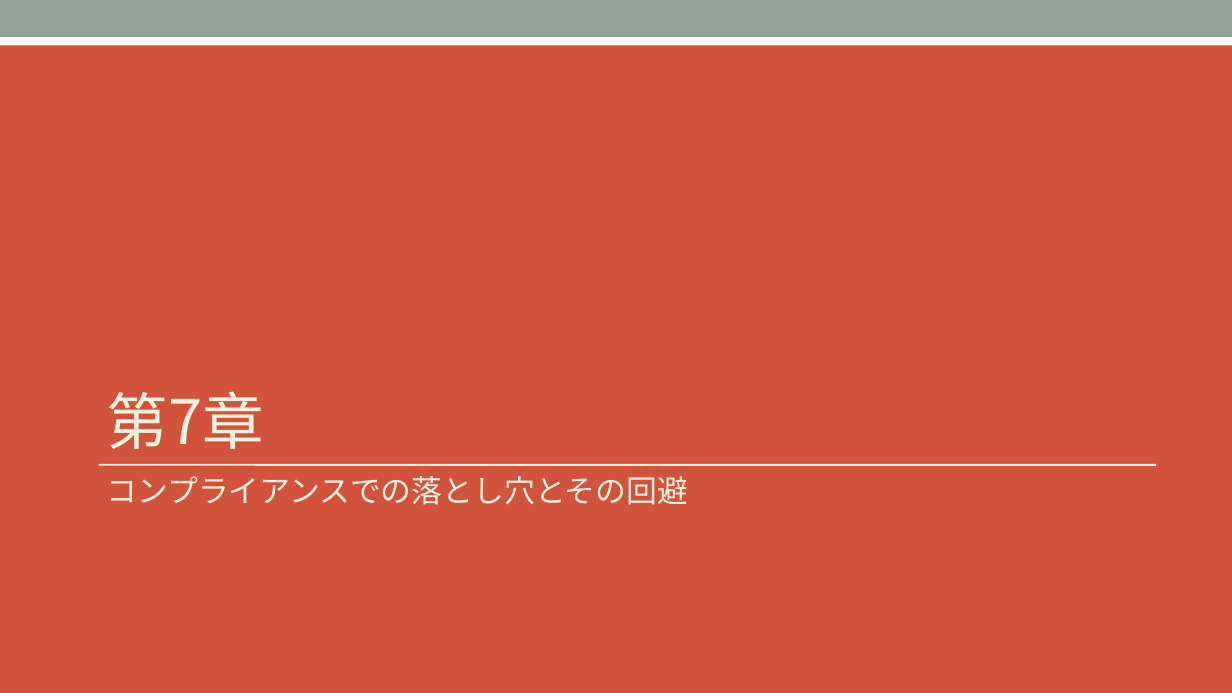
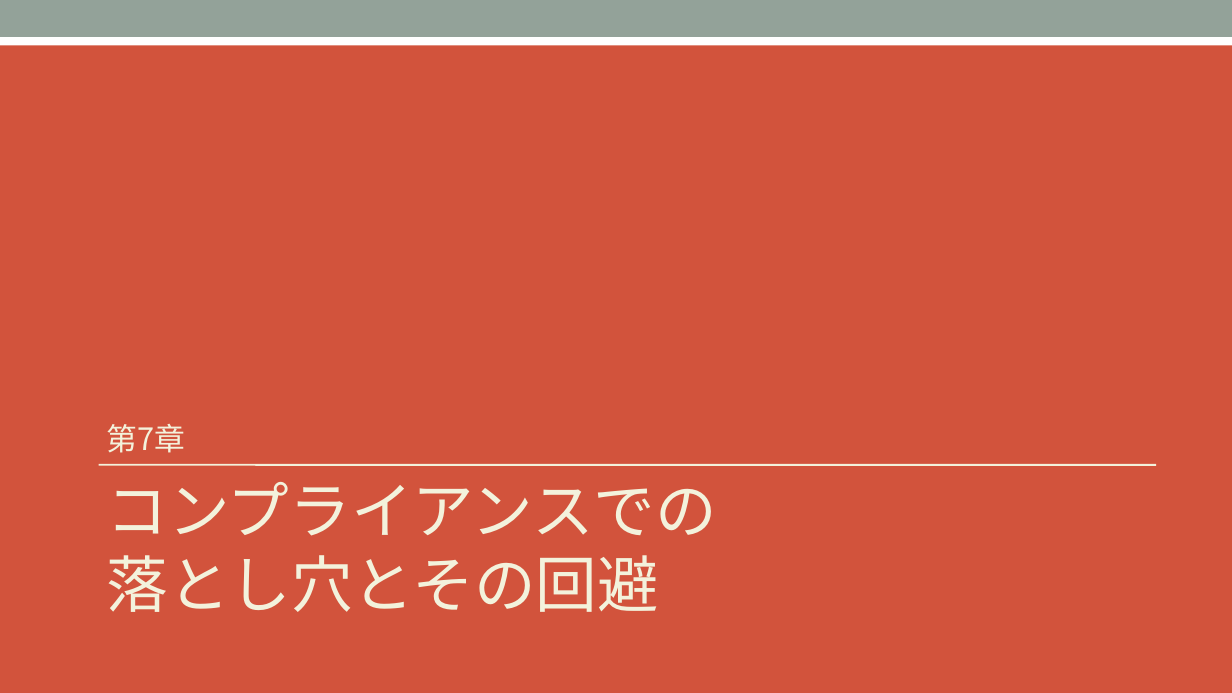
Before and after one commit to OpenChain-Project/Curriculum-Translation-JP, a slide deck: slide 69 of REVIEW/Version_for_v1.1/openchain-curriculum-for-1-1_JP_review_tani.pptx (slide 66 before the commit). Drawn at 1232x693 pixels with LibreOffice and Linux fonts; fonts in the diff are those of the drawing. Boxes give left, top, right and bottom in pixels: in the first picture for what was removed or moved away, otherwise in the second. Text is boxed around its words. In the diff, an @@ line names an element or a change of style, - is before the commit and + after.

```diff
--- a/REVIEW/Version_for_v1.1/openchain-curriculum-for-1-1_JP_review_tani.pptx
+++ b/REVIEW/Version_for_v1.1/openchain-curriculum-for-1-1_JP_review_tani.pptx
@@ title "第7章" at (107,424,186,453): size 48 to 24 pt @@
@@ text at (107,482,717,612): text changed; size 24 to 48 pt @@
-コンプライアンスでの落とし穴とその回避
+コンプライアンスでの
+落とし穴とその回避
```
Also in this commit, not shown: 31 other slides changed, 9 slides added, 1 slide removed.
